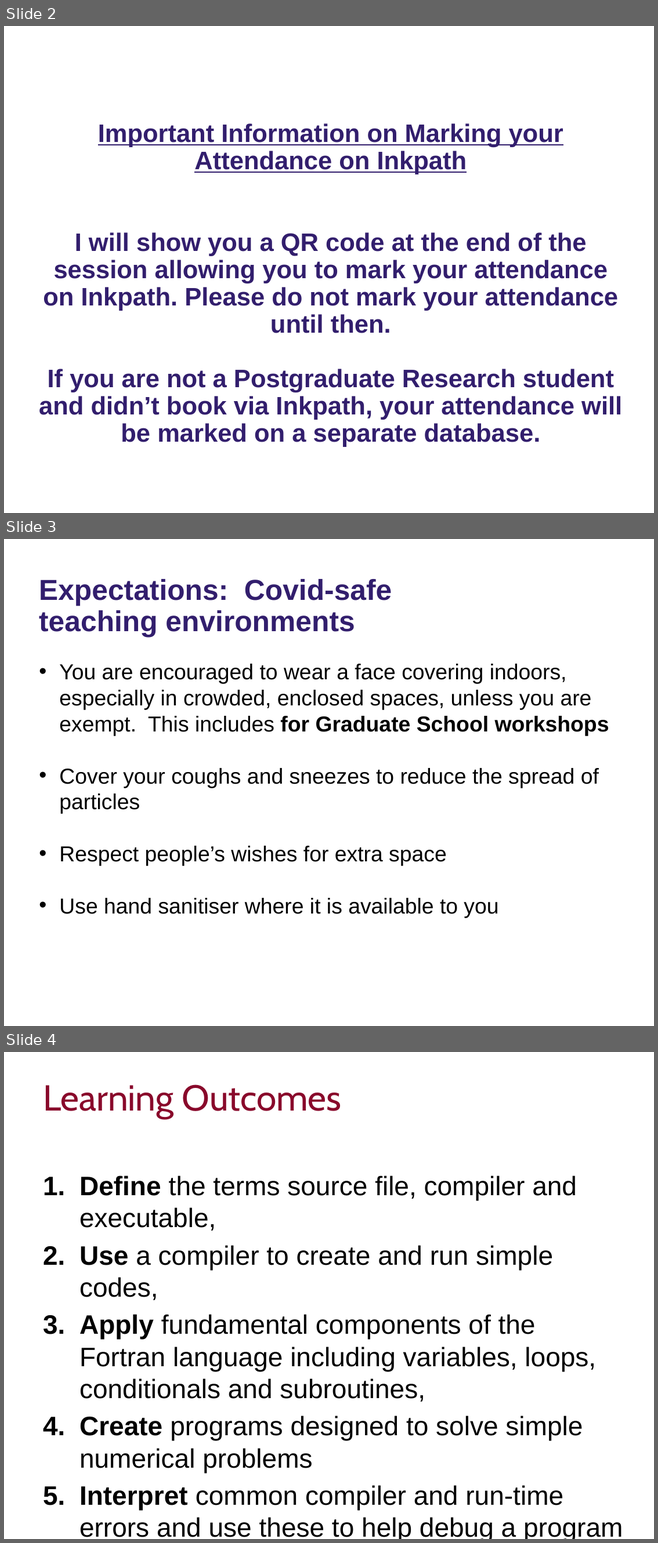
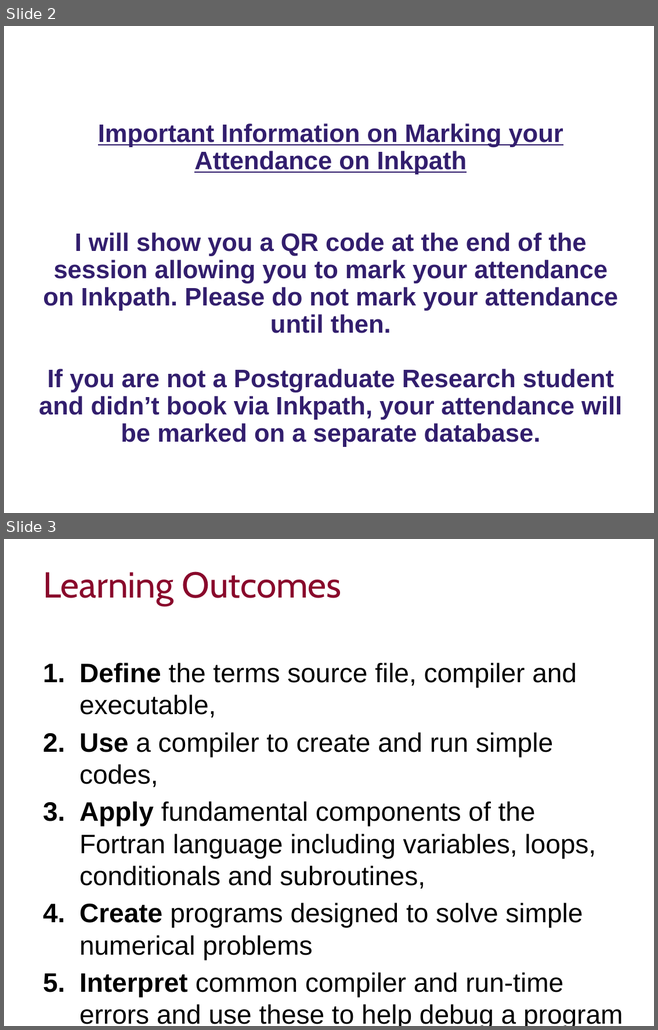
Before and after one commit to ImperialCollegeLondon/RCDS-introduction-to-fortran, a slide deck: Introduction to Fortran Slides.pptx. Shown one above the other, each under a label of ours: slides 2, 3 and 4 before the commit, slides 2 and 3 after it. The pictures are 658x1543 and 658x1030 pixels, drawn with LibreOffice and Linux fonts; fonts in the diff are those of the drawing; background and template pictures are left out. Boxes give left, top, right and bottom in pixels: in the first picture for what was removed or moved away, otherwise in the second. Text is boxed around its words. In the diff, an @@ line names an element or a change of style, - is before the commit and + after.

Commit message:
Removed Covid instructions

```diff
--- a/Introduction to Fortran Slides.pptx
+++ b/Introduction to Fortran Slides.pptx
@@ slide 3 removed at [4, 539, 654, 1026], background #FFFFFF @@
@@ text removed at [39, 579, 391, 637] @@
-Expectations: Covid-safe teaching environments
@@ subtitle removed at [59, 664, 609, 918] @@
-• You are encouraged to wear a face covering indoors, especially in crowded, enclosed spaces, unless you are exempt. This includes for Graduate School workshops
-• Cover your coughs and sneezes to reduce the spread of particles
-• Respect people’s wishes for extra space
-• Use hand sanitiser where it is available to you
@@ what was slide 4 is now slide 3 @@
```
